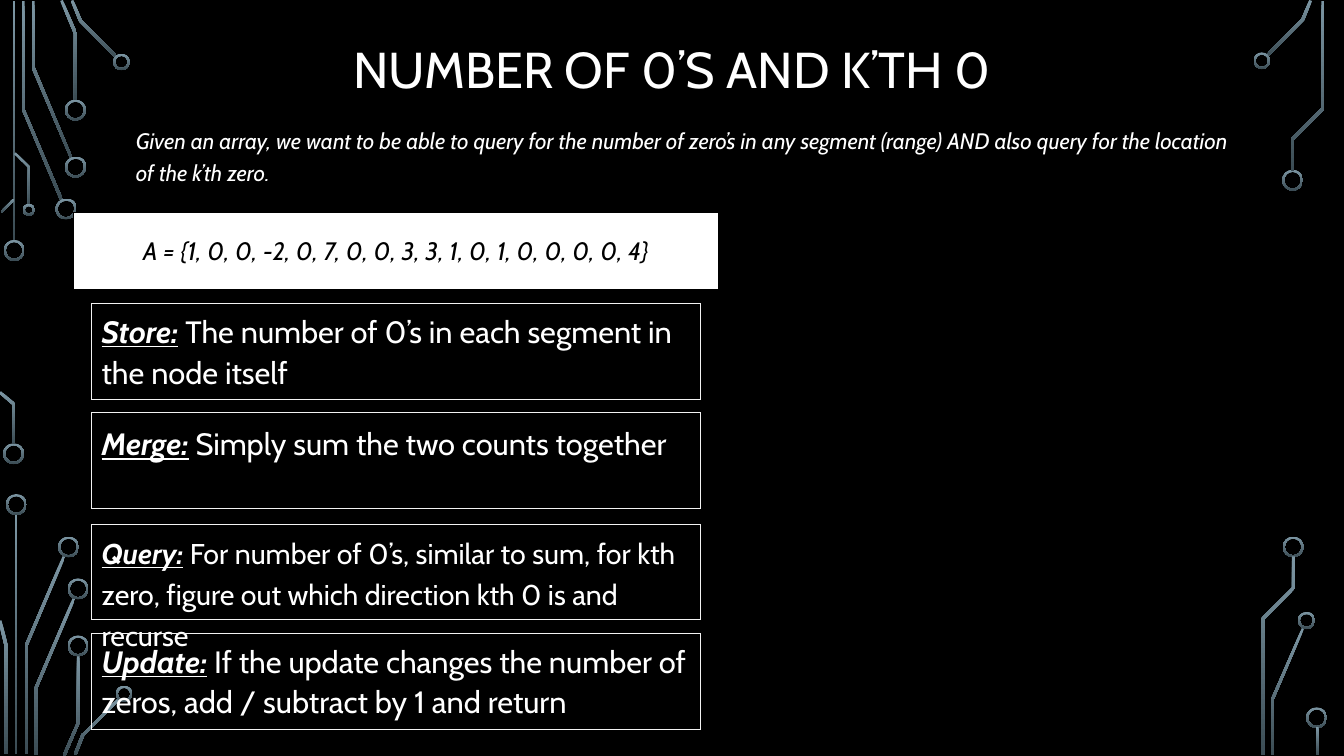
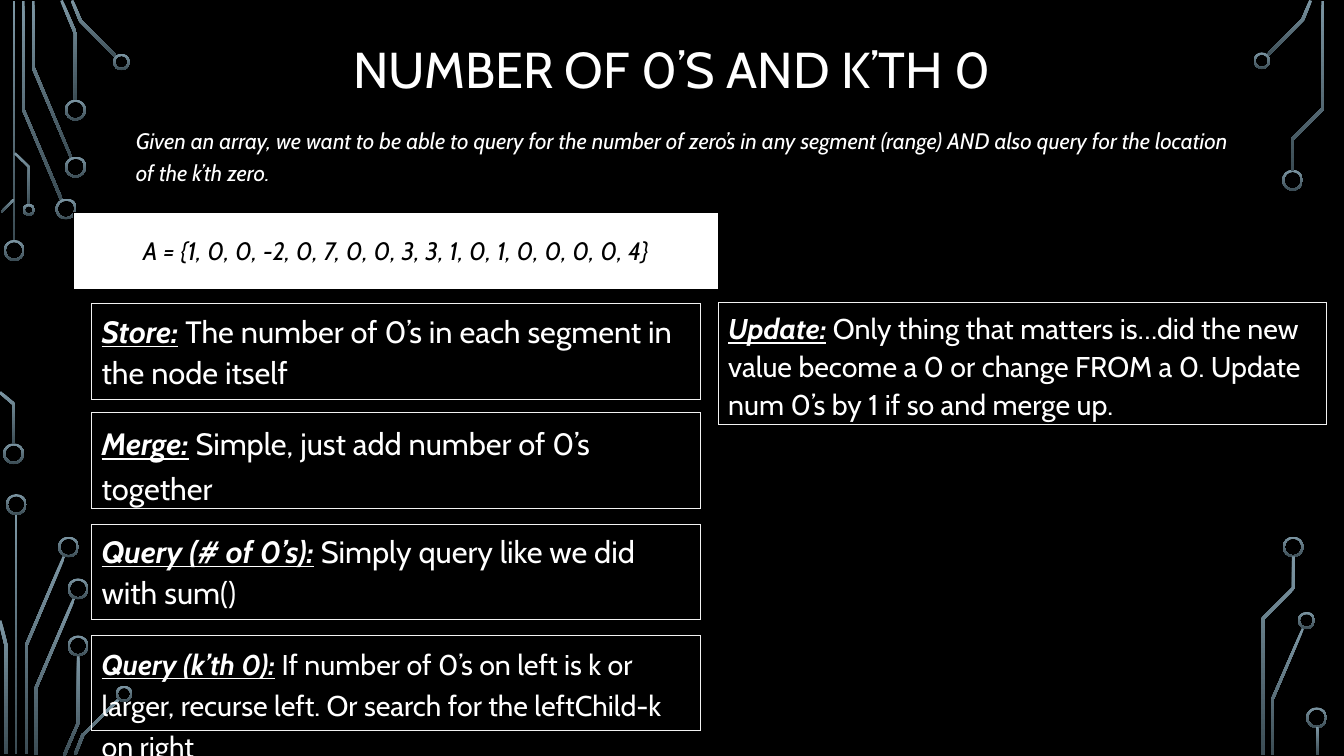
Before and after one commit to janiceeguo/advAlgo, a slide deck: slide 37 of slides/Trees-SegmentTrees.pptx. Drawn at 1344x756 pixels with LibreOffice and Linux fonts; fonts in the diff are those of the drawing; background and template pictures are left out. Boxes give left, top, right and bottom in pixels: in the first picture for what was removed or moved away, otherwise in the second. Text is boxed around its words. In the diff, an @@ line names an element or a change of style, - is before the commit and + after.

```diff
--- a/slides/Trees-SegmentTrees.pptx
+++ b/slides/Trees-SegmentTrees.pptx
@@ rectangle "Update: Only thing that matters ...": place and size @@
-rectangle "Update: Only thing that matters ..." at [92,634,701,730]
+rectangle "Update: Only thing that matters ..." at [718,303,1327,424]
@@ text in rectangle at [728,317,1301,422]: text changed; size 22 to 20.4 pt @@
-Update: If the update changes the number of zeros, add / subtract by 1 and return
+Update: Only thing that matters is…did the new value become a 0 or change FROM a 0. Update num 0’s by 1 if so and merge up.
@@ text in rectangle at [102,432,590,506]: text changed @@
-Merge: Simply sum the two counts together
+Merge: Simple, just add number of 0’s together
@@ text in rectangle at [102,540,635,609]: text changed; size 20.4 to 22 pt @@
-Query: For number of 0’s, similar to sum, for kth zero, figure out which direction kth 0 is and recurse
+Query (# of 0’s): Simply query like we did with sum()
@@ rectangle added at [92,635,701,731], outline #F2F2F2 0.75 pt, 20.4 pt, text #FFFFFF @@
+Query (k’th 0): If number of 0’s on left is k or larger, recurse left. Or search for the leftChild-k on right
```
Also in this commit, not shown: 1 other slide changed, 3 slides added, 1 slide removed, 3 other files.
